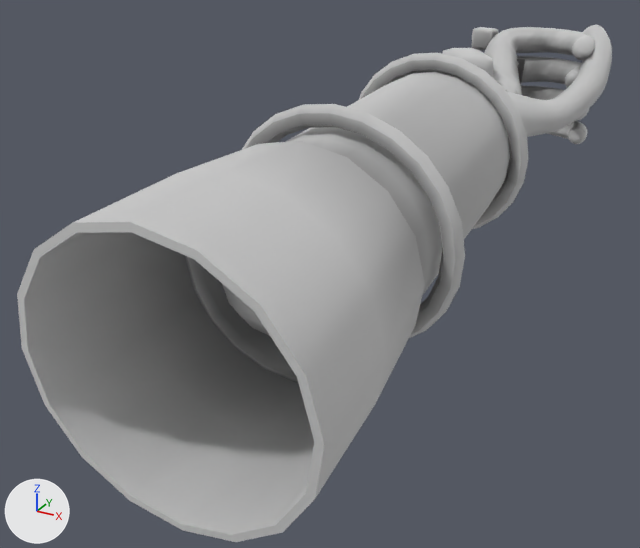
The glTF model game/assets/models/gear/fp_arm_grip_l.glb: old version first, new version second.
Both versions are drawn from a camera (50 mm lens) standing at (0.17, -0.661, 0.14) and looking at (-0.069, -0.225, -0.078). The axes (+X, +Y, +Z) are drawn at lower left. The lights are the same throughout. The older version comes first. Vertices at exactly the same position are counted once.

The first picture shows 'fp_arm_grip_l'.
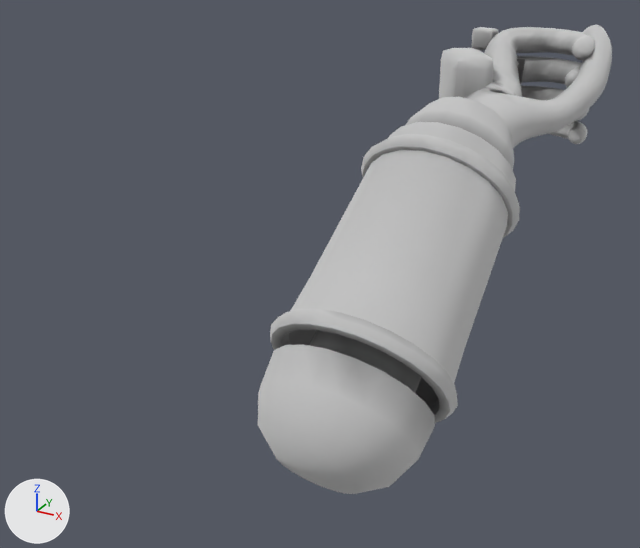
Edits to the bpy script that builds the scene:
```text
Change me_fp_arm_grip_l:
    used by ob_fp_arm_grip_l; location = (0.0, 0.0, 0.0)
    remove me_fp_arm_grip_l.from_pydata(...)  # 4075 vertices, 8122 faces; spans x -0.104..0.044, y -0.436..0.036, z -0.116..0.047
    add me_fp_arm_grip_l.from_pydata(...)  # 4060 vertices, 8088 faces; spans x -0.09..0.044, y -0.316..0.036, z -0.19..0.047
    me_fp_arm_grip_l part 1: the loose piece of 144 vertices spanning x -0.09..0.03, y -0.155..-0.132, z -0.072..0.047 is turned 28.8 degrees about the x axis through its middle and scaled by 0.909, then moved by (0.0, 0.009, -0.034)
    me_fp_arm_grip_l part 2: the loose piece of 144 vertices spanning x -0.099..0.039, y -0.287..-0.262, z -0.095..0.043 is multiplied about its middle by the matrix ((0.858, 0.0, 0.0), (0.0, 0.868, -0.401), (0.0, 0.494, 0.76)), then moved by (0.0, 0.029, -0.097)
    me_fp_arm_grip_l part 3: the loose piece of 200 vertices spanning x -0.09..0.03, y -0.338..-0.121, z -0.092..0.036 is rebuilt with 200 vertices and now spans x -0.085..0.025, y -0.276..-0.091, z -0.168..0.003
    me_fp_arm_grip_l part 4: the loose piece of 49 vertices spanning x -0.076..0.016, y -0.147..-0.089, z -0.058..0.035 is rebuilt with 49 vertices and now spans x -0.072..0.012, y -0.149..-0.07, z -0.074..0.012
    me_fp_arm_grip_l part 5: a new loose piece of 81 vertices spanning x -0.082..0.022, y -0.316..-0.229, z -0.19..-0.09, in mat_steel_armor
    me_fp_arm_grip_l part 6: the loose piece of 96 vertices spanning x -0.104..0.044, y -0.436..-0.302, z -0.116..0.034 is deleted
    me_fp_arm_grip_l part 7: 200 vertices moved from x -0.056..0.014, y -0.184..-0.038, z -0.043..0.011 to x -0.055..0.014, y -0.165..-0.037, z -0.084..0.008; 245 vertices removed from x -0.069..0.009, y -0.354..-0.048, z -0.065..0.011; 245 vertices added at x -0.065..0.005, y -0.29..-0.046, z -0.163..0.01
    remove me_fp_arm_grip_l.materials.append(mat_cloth_dark)
```

Boxes [x1, y1, x2, y2] around the edits, measured in the pictures (640 x 548 px; the box of a moved part takes in the faces that stretch with it):
'fp_arm_grip_l', reshaped (40% narrower, 9% shorter): before [17, 25, 612, 542]; after [258, 25, 612, 494]
part 1 of me_fp_arm_grip_l, moved or reshaped: before [359, 53, 529, 229]; after [361, 134, 520, 238]
part 2 of me_fp_arm_grip_l, moved or reshaped: before [242, 104, 465, 338]; after [270, 309, 458, 423]
part 3 of me_fp_arm_grip_l, rebuilt (30% narrower, 9% shorter): before [184, 71, 510, 383]; after [289, 122, 516, 406]
part 4 of me_fp_arm_grip_l, rebuilt (not visible before): after [406, 97, 514, 170]
part 5 of me_fp_arm_grip_l, added: after [258, 345, 435, 494]
part 6 of me_fp_arm_grip_l, deleted: before [17, 141, 425, 542]
part 7 of me_fp_arm_grip_l, moved or reshaped (mostly hidden): before [222, 93, 552, 336]; after [309, 84, 552, 393]
